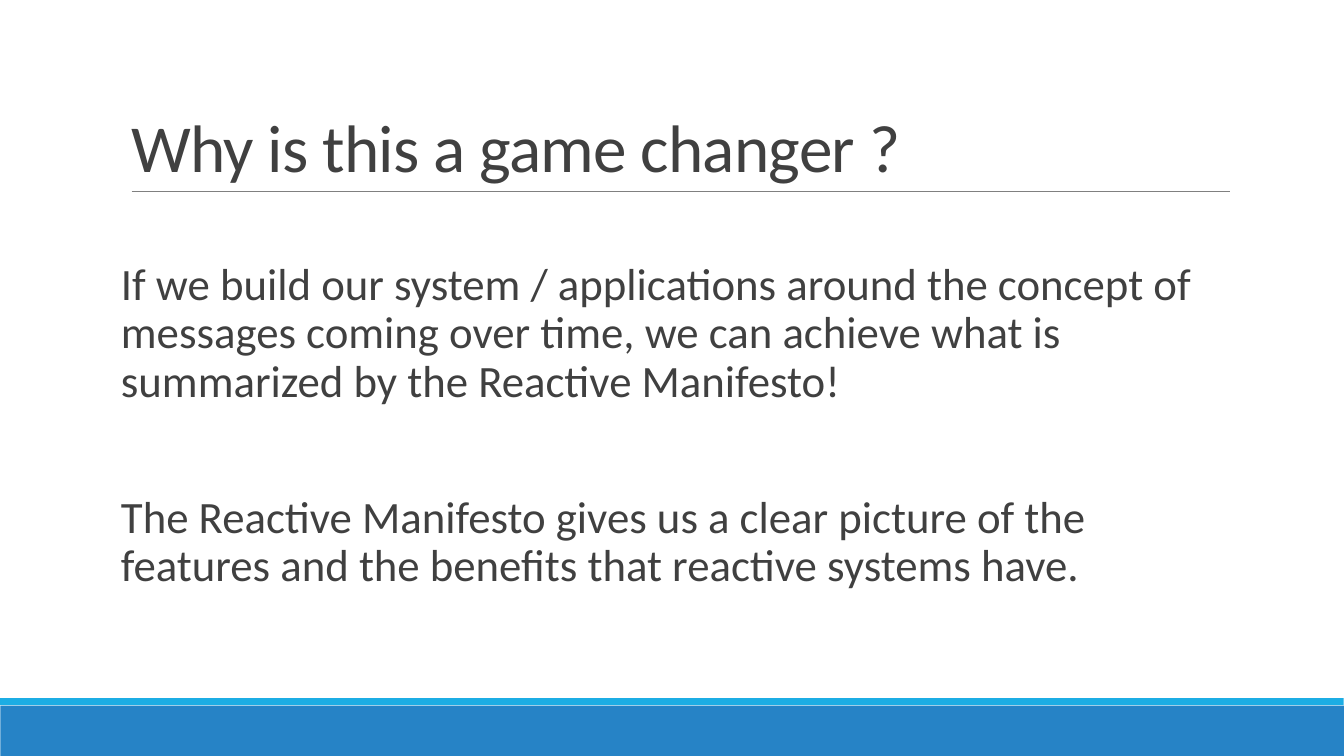
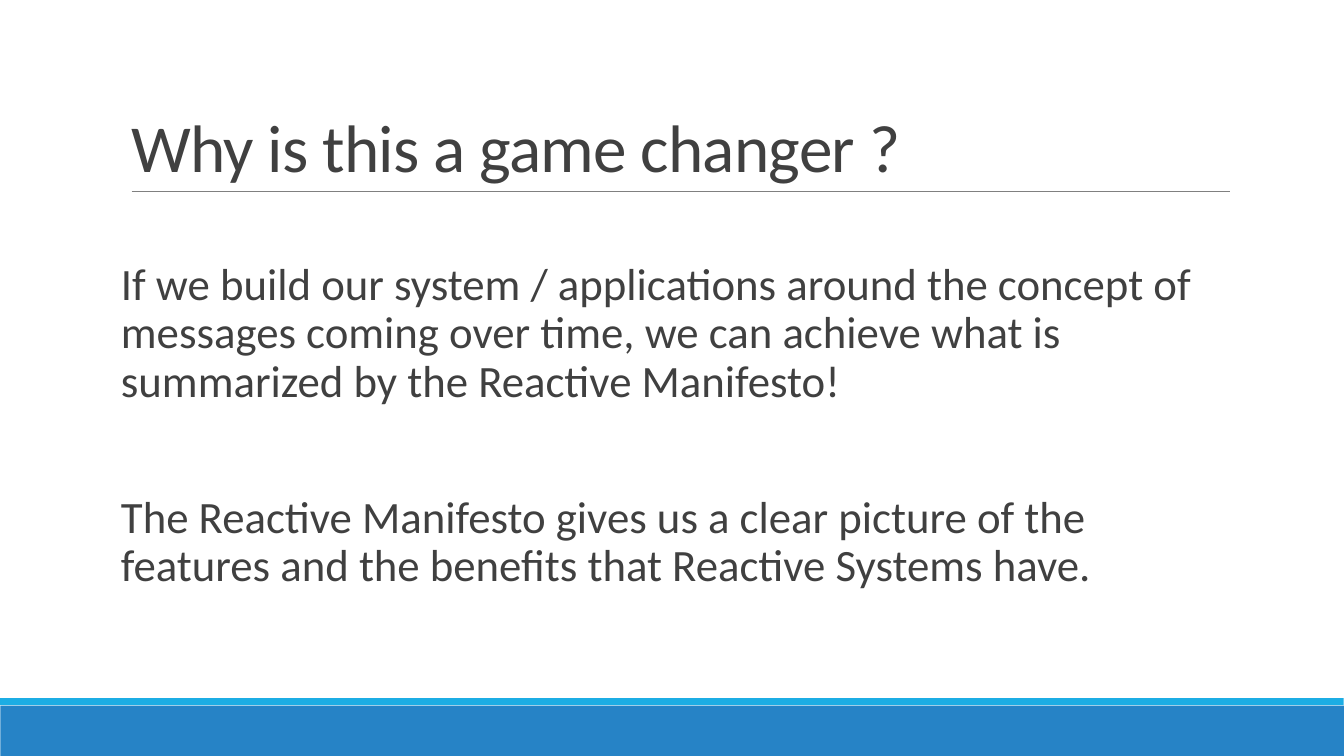
Before and after one commit to AGiorgetti/rxjs101, a slide deck: slide 6 of ReactiveProgramming_RxJS.pptx (slide 7 before the commit). Drawn at 1344x756 pixels with LibreOffice and Linux fonts; fonts in the diff are those of the drawing. Boxes give left, top, right and bottom in pixels: in the first picture for what was removed or moved away, otherwise in the second. Text is boxed around its words. In the diff, an @@ line names an element or a change of style, - is before the commit and + after.

Commit message:
Updated Slides

```diff
--- a/ReactiveProgramming_RxJS.pptx
+++ b/ReactiveProgramming_RxJS.pptx
@@ text at (121, 502, 1091, 589): text changed @@
-The Reactive Manifesto gives us a clear picture of the features and the benefits that reactive systems have.
+The Reactive Manifesto gives us a clear picture of the features and the benefits that Reactive Systems have.
```
Also in this commit, not shown: 1 other slide changed, 1 slide removed.
